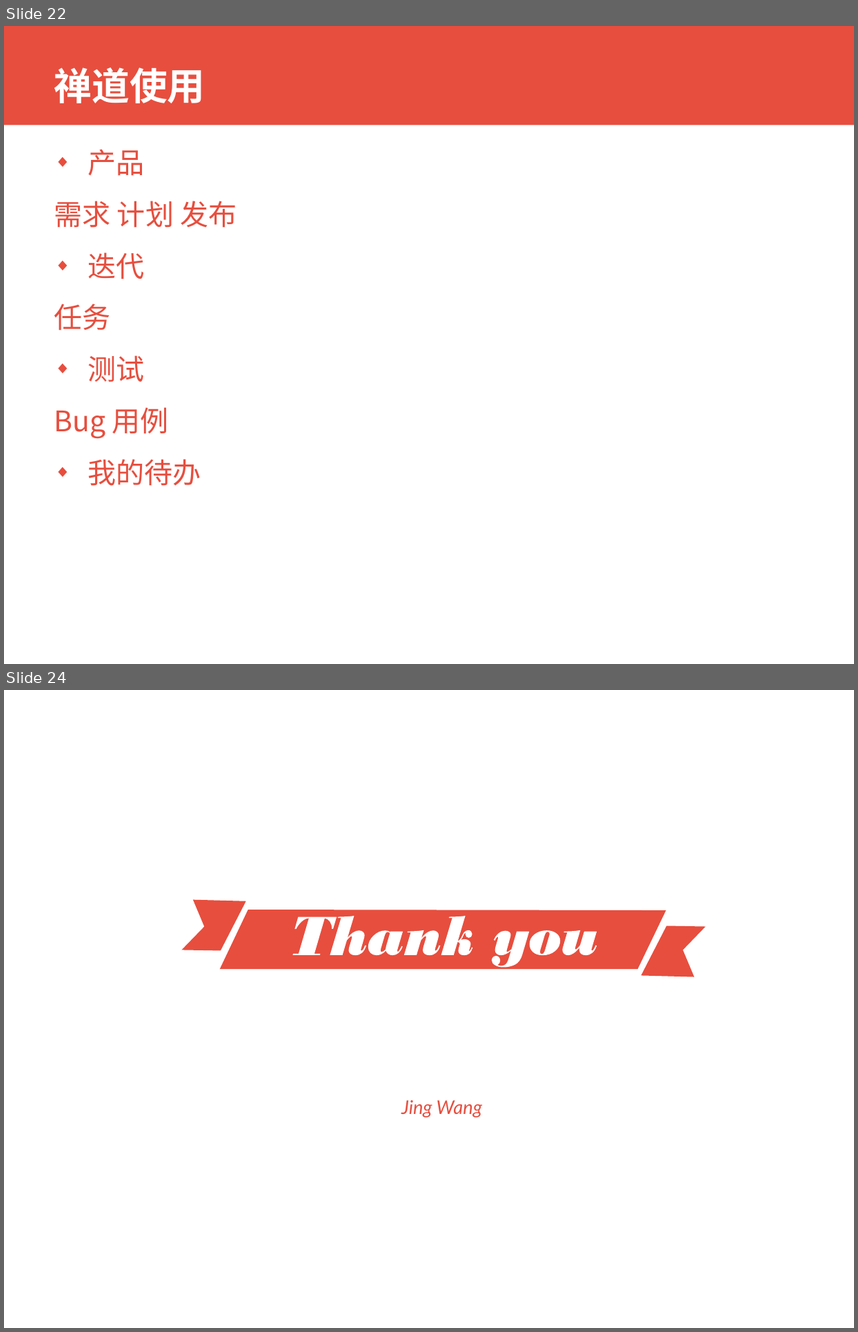
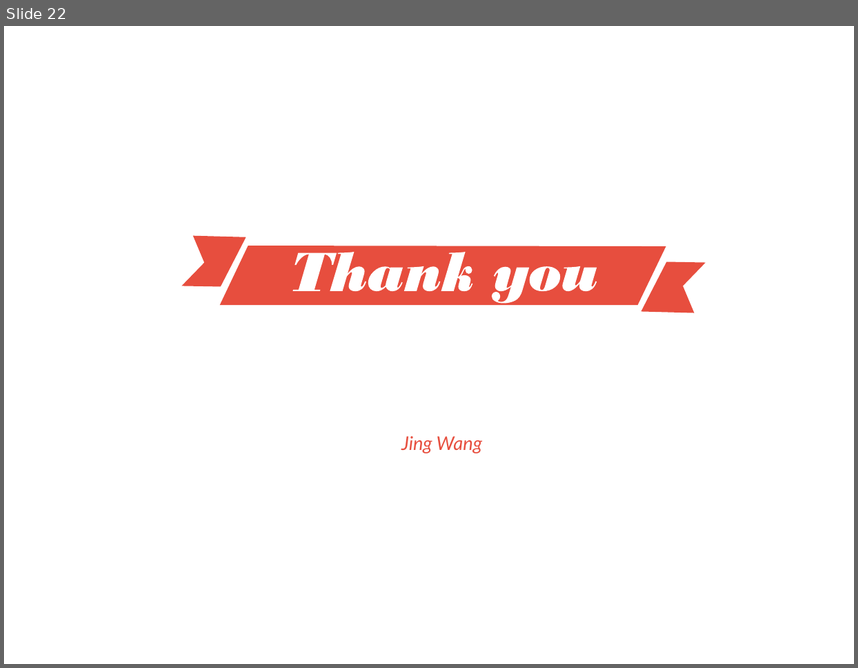
Before and after one commit to xianmomo/demo, a slide deck: 新员工入职指引/信息技术部常用管理平台使用.pptx. Shown one above the other, each under a label of ours: slides 22 and 24 before the commit, slide 22 after it; the slides between them are not shown. The pictures are 858x1332 and 858x668 pixels, drawn with LibreOffice and Linux fonts; fonts in the diff are those of the drawing; background and template pictures are left out. Boxes give left, top, right and bottom in pixels: in the first picture for what was removed or moved away, otherwise in the second. Text is boxed around its words. In the diff, an @@ line names an element or a change of style, - is before the commit and + after.

```diff
--- a/新员工入职指引/信息技术部常用管理平台使用.pptx
+++ b/新员工入职指引/信息技术部常用管理平台使用.pptx
@@ slide 22 removed at (4,26,854,664), background picture (left out) @@
@@ rectangle removed at (4,26,854,125) @@
@@ title removed at (54,67,205,103) @@
-禅道使用
@@ text removed at (54,149,237,486) @@
-◆ 产品
-需求 计划 发布
-◆ 迭代
-任务
-◆ 测试
-Bug 用例
-◆ 我的待办
@@ what was slide 24 is now slide 22 @@
```
Also in this commit, not shown: 1 slide changed, 1 other slide removed.
